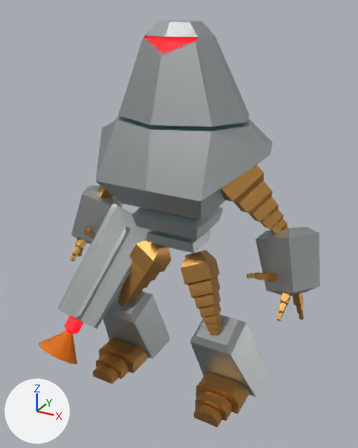
The glTF model public/assets/models/launcher/default/body.glb: old version first, new version second.
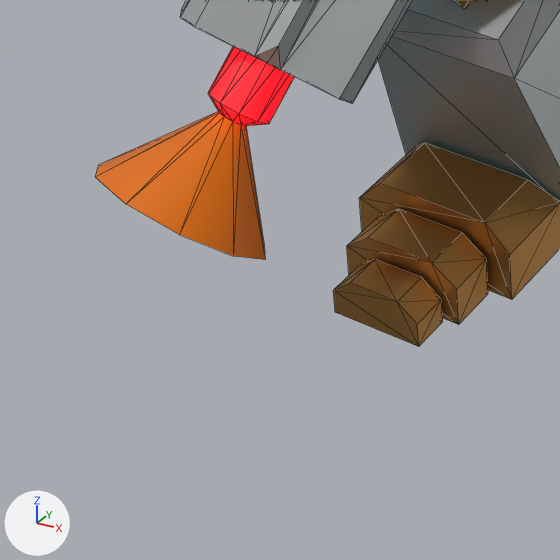
Each version is shown whole from a camera (50 mm lens) standing at (0.608, -1.097, 1.046) and looking at (0.031, -0.049, 0.522), then close up on the part from 5% to 40% of the width and 68% to 97% of the height. Every picture has the same lights, and +X, +Y and +Z are marked at lower left. The close-ups show mesh edges as thin lines. Where no turn or scale is listed for an object, it has been applied to the vertices. Vertices at the same position are counted once.
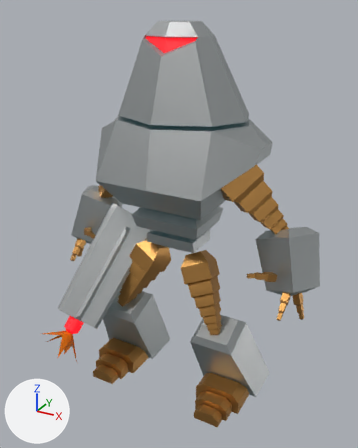
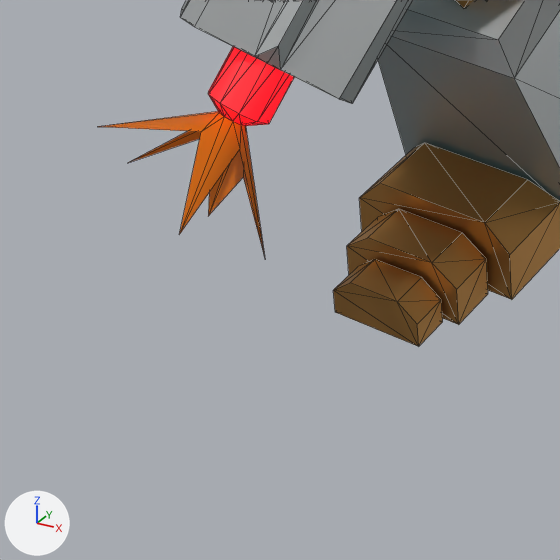
Where the change shows, as pixel boxes [x1, y1, x2, y2] in the close-ups (560 x 560 px; the box of a moved part takes in the faces that stretch with it):
```json
{"object": "tip-launcher", "change": "reshaped", "before": [95, 112, 265, 260], "after": [98, 111, 265, 257]}
{"part": 1, "of": "me_circle_008", "change": "moved or reshaped", "before": [95, 112, 265, 255], "after": [98, 111, 264, 253]}
{"part": 2, "of": "me_circle_008", "change": "moved or reshaped", "before": [179, 121, 265, 260], "after": [180, 121, 265, 257]}
```

Scene script edits in JSON lines:
```json
{"block": "me_circle_008", "where": "me_circle_008.from_pydata(...)  # 20 vertices, 20 faces; spans x -0.0879..0.0332, y -0.1463..-0.0465, z -0.1551..-0.0571"}
{"block": "me_circle_008", "where": "# used by ob_tip_launcher; location = (-0.222, -0.1576, 0.2527)"}
{"block": "me_circle_008", "change": "me_circle_008 part 1"}
{"op": "set", "path": "me_circle_008.vertices[11].co", "old": "(-0.0244, -0.1463, -0.0731)", "new": "(-0.0168, -0.0824, -0.0568)", "note": "pixel (125, 204) -> pixel (201, 131)"}
{"op": "set", "path": "me_circle_008.vertices[12].co", "old": "(-0.0619, -0.1339, -0.0747)", "new": "(-0.0706, -0.1185, -0.0485)", "note": "pixel (95, 177) -> pixel (97, 126)"}
{"op": "set", "path": "me_circle_008.vertices[13].co", "old": "(-0.0861, -0.1076, -0.0913)", "new": "(-0.0365, -0.0676, -0.0699)", "note": "pixel (98, 164) -> not seen"}
{"op": "set", "path": "me_circle_008.vertices[14].co", "old": "(-0.0879, -0.0774, -0.1167)", "new": "(-0.0909, -0.0784, -0.1109)", "note": "not seen -> pixel (127, 163)"}
{"op": "set", "path": "me_circle_008.vertices[15].co", "old": "(-0.0666, -0.0549, -0.1411)", "new": "(-0.0359, -0.0533, -0.0845)"}
{"op": "set", "path": "me_circle_008.vertices[16].co", "old": "(-0.0302, -0.0486, -0.1551)", "new": "(-0.0628, -0.0382, -0.1722)", "note": "not seen -> pixel (208, 216)"}
{"op": "set", "path": "me_circle_008.vertices[17].co", "old": "(0.0072, -0.061, -0.1535)", "new": "(-0.0105, -0.0553, -0.1084)", "note": "pixel (264, 245) -> pixel (243, 177)"}
{"block": "me_circle_008", "change": "me_circle_008 part 2"}
{"op": "set", "path": "me_circle_008.vertices[19].co", "old": "(0.0332, -0.1175, -0.1115)", "new": "(0.0021, -0.0688, -0.0724)", "note": "pixel (233, 256) -> pixel (239, 149)"}
```
